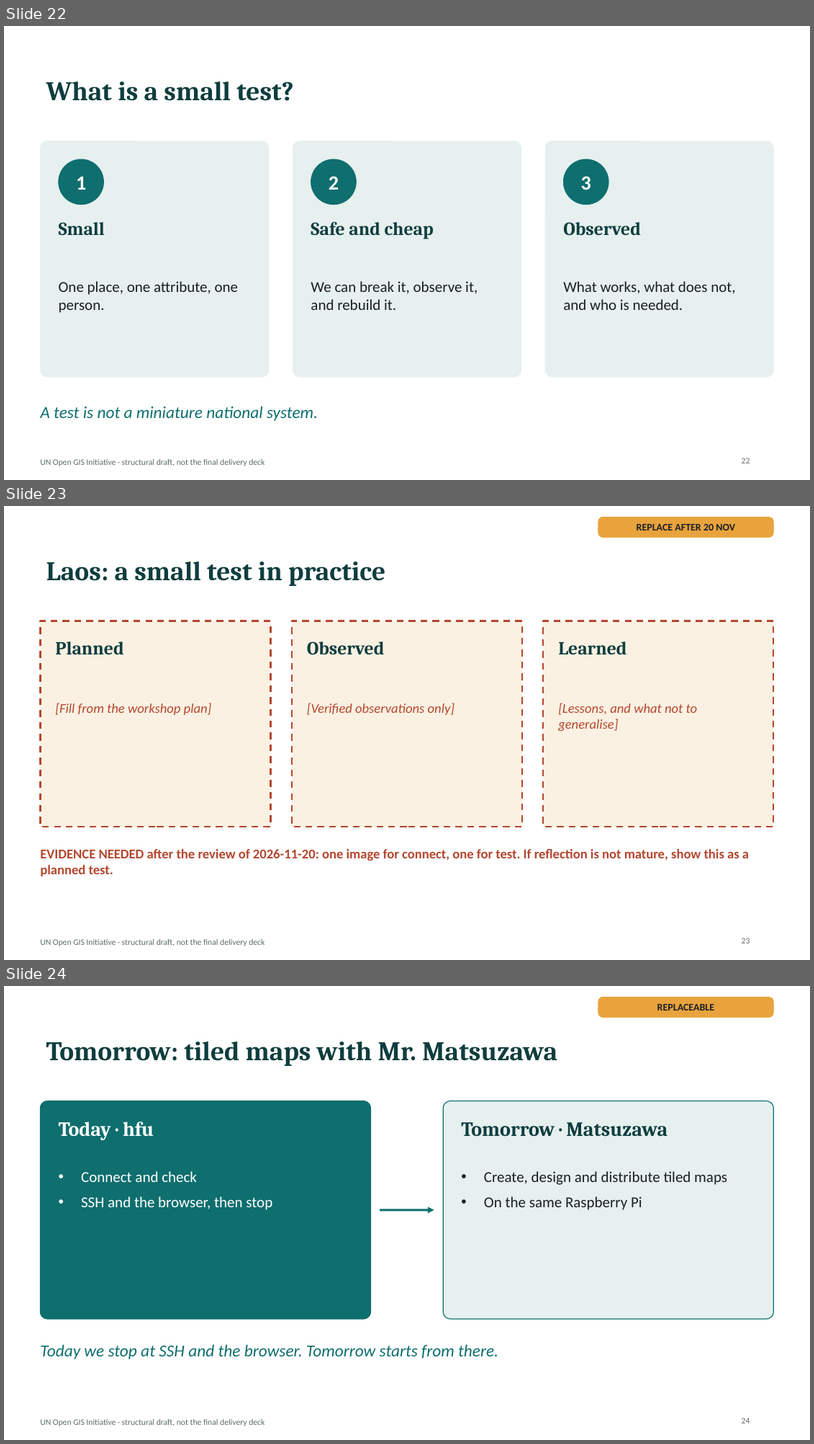
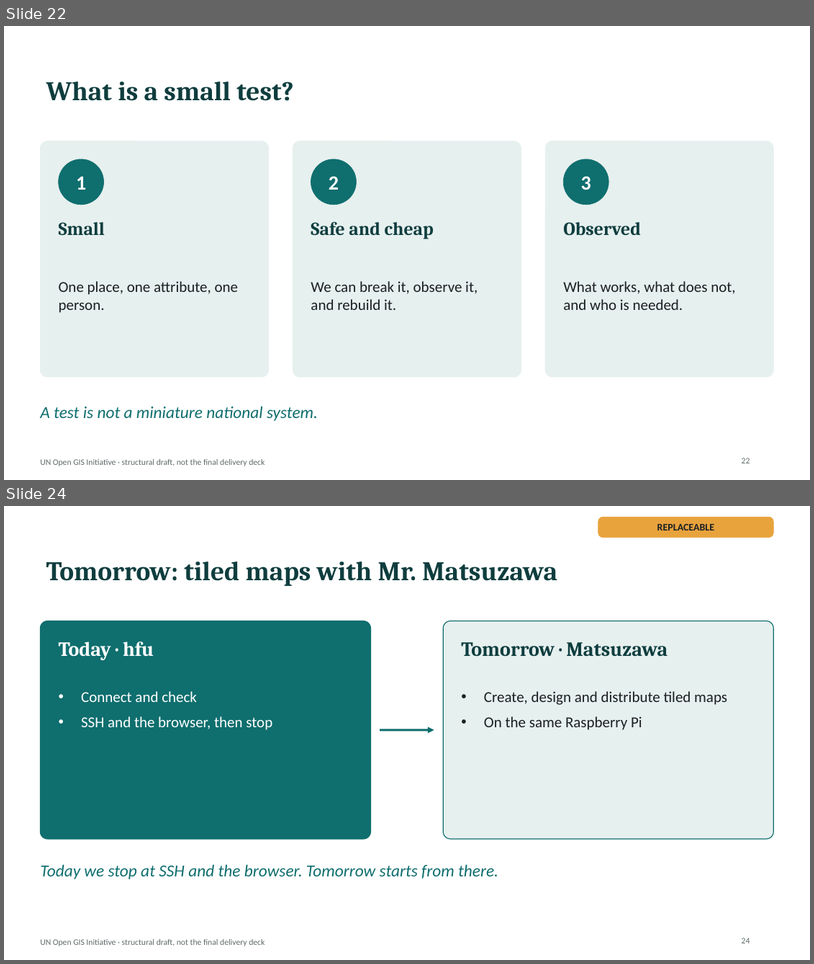
Before and after one commit to hfu/20261125, a slide deck: deck/jica-un-open-gis-2026-structure.pptx. Shown one above the other, each under a label of ours: slides 22, 23 and 24 before the commit, slides 22 and 24 after it; the slides between them are not shown. The pictures are 814x1444 and 814x964 pixels, drawn with LibreOffice and Linux fonts; fonts in the diff are those of the drawing. Boxes give left, top, right and bottom in pixels: in the first picture for what was removed or moved away, otherwise in the second. Text is boxed around its words. In the diff, an @@ line names an element or a change of style, - is before the commit and + after.

```diff
--- a/deck/jica-un-open-gis-2026-structure.pptx
+++ b/deck/jica-un-open-gis-2026-structure.pptx
@@ slide 23 removed at (4,506,810,960), background #FFFFFF; not listed: 1 template element that a slide beside it also shows @@
@@ rounded rectangle removed at (599,517,774,538) @@
@@ text removed at (637,524,736,530) @@
-REPLACE AFTER 20 NOV
@@ title removed at (46,561,386,586) @@
-Laos: a small test in practice
@@ rectangle removed at (40,621,271,826) @@
@@ rectangle removed at (292,621,522,826) @@
@@ rectangle removed at (543,621,774,826) @@
@@ text removed at (55,641,124,654) @@
-Planned
@@ text removed at (307,641,385,655) @@
-Observed
@@ text removed at (558,641,627,654) @@
-Learned
@@ text removed at (55,703,212,715) @@
-[Fill from the workshop plan]
@@ text removed at (307,703,455,715) @@
-[Verified observations only]
@@ text removed at (558,703,698,731) @@
-[Lessons, and what not to generalise]
@@ text removed at (40,849,749,876) @@
-EVIDENCE NEEDED after the review of 2026-11-20: one image for connect, one for test. If reflection is not mature, show this as a planned test.
@@ page number removed at (742,937,751,943) @@
-23
```
Also in this commit, not shown: 1 slide changed, 2 slides added, 7 other files.
